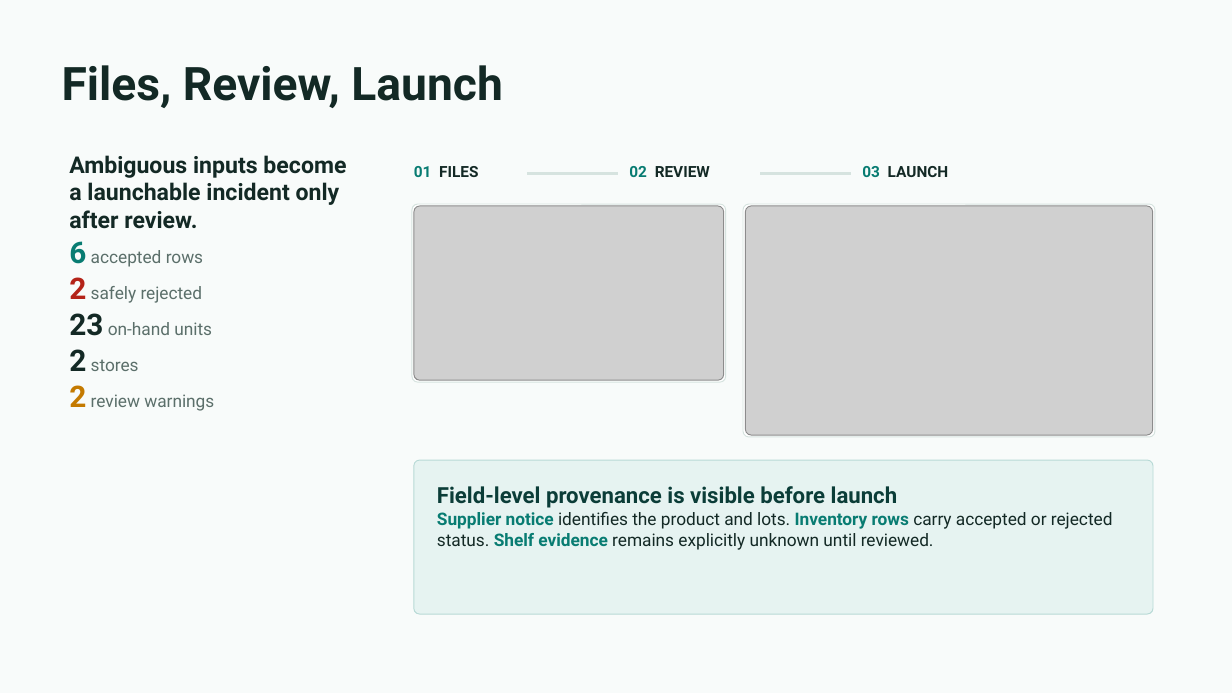
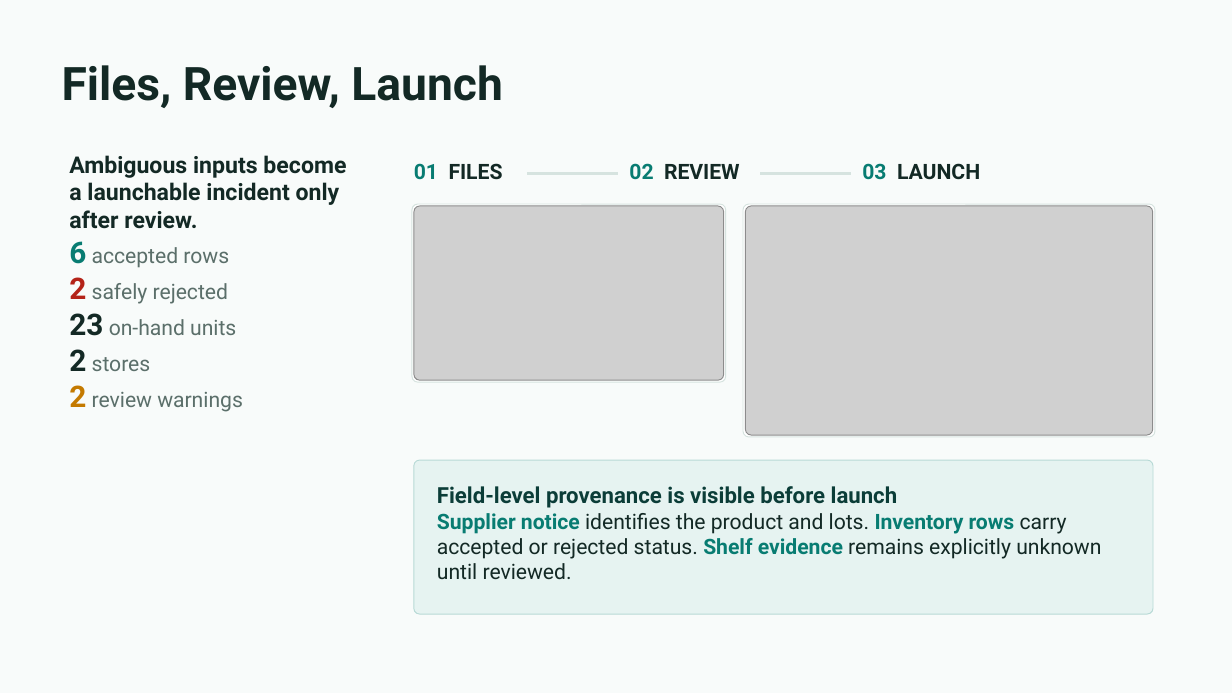
Before and after one commit to ankitranjan-dsai/batchhelm-ai, a slide deck: slide 3 of docs/presentation/batchhelm-ai-hackathon-deck.pptx. Drawn at 1232x693 pixels with LibreOffice and Linux fonts; fonts in the diff are those of the drawing; grey boxes stand for pictures. Boxes give left, top, right and bottom in pixels: in the first picture for what was removed or moved away, otherwise in the second. Text is boxed around its words. In the diff, an @@ line names an element or a change of style, - is before the commit and + after.

```diff
--- a/docs/presentation/batchhelm-ai-hackathon-deck.pptx
+++ b/docs/presentation/batchhelm-ai-hackathon-deck.pptx
@@ size 12 to 16.5 pt in 3 elements at (414, 163, 503, 180), (629, 163, 740, 180), (862, 163, 980, 180) @@
@@ text at (69, 241, 243, 412): size 13.5 to 16.5 pt in "accepted rows", "safely rejected", "on-hand units", "stores" and 1 more places @@
@@ text at (437, 513, 1101, 579): size 13.5 to 16.5 pt in "Supplier notice identifies the product and lots. ..." @@
```
Also in this commit, not shown: 6 other slides changed, 3 slides added, 3 slides removed, 1 other file.
